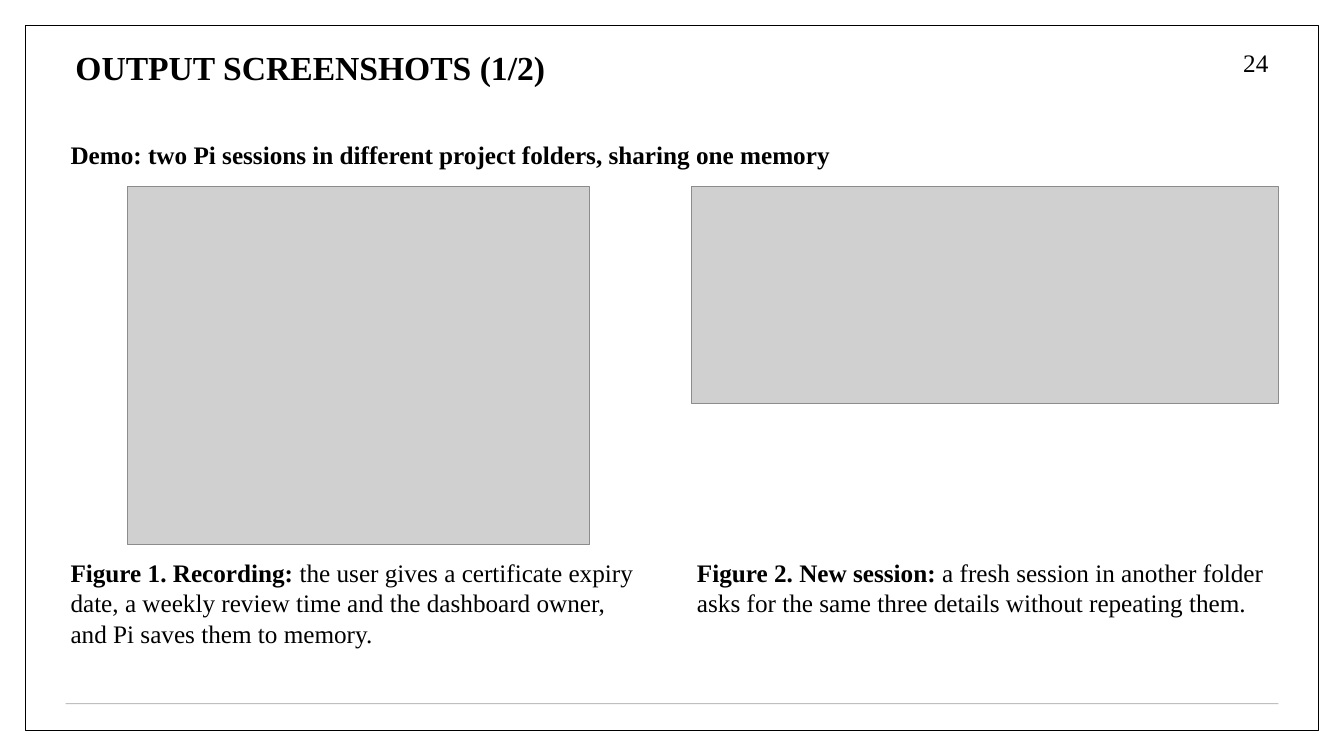
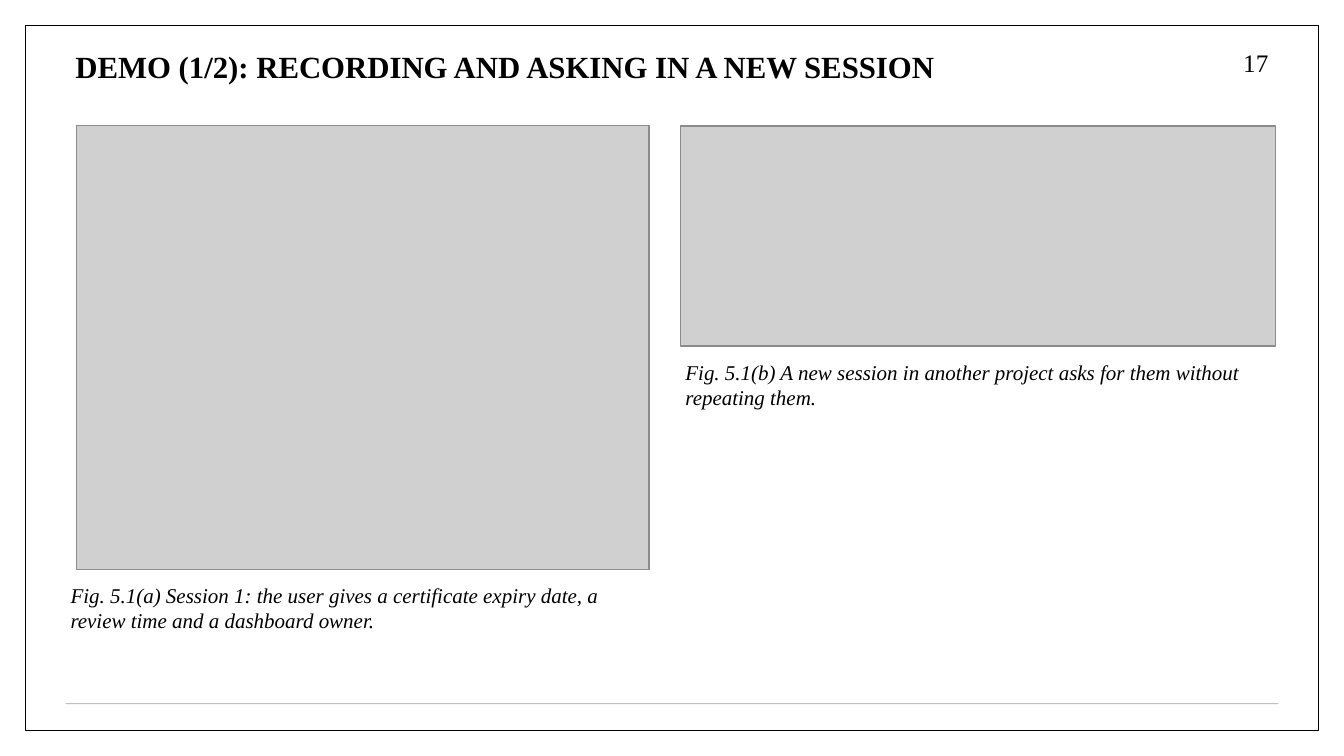
Before and after one commit to aryaniyaps/sdp-2026, a slide deck: slide 17 of P1_R2_13.pptx (slide 24 before the commit). Drawn at 1344x756 pixels with LibreOffice and Linux fonts; fonts in the diff are those of the drawing; grey boxes stand for pictures. Boxes give left, top, right and bottom in pixels: in the first picture for what was removed or moved away, otherwise in the second. Text is boxed around its words. In the diff, an @@ line names an element or a change of style, - is before the commit and + after.

Commit message:
Update the third project review slides and PDF

```diff
--- a/P1_R2_13.pptx
+++ b/P1_R2_13.pptx
@@ title at [75,57,934,84]: text changed; size 24 to 22 pt @@
-OUTPUT SCREENSHOTS (1/2)
+DEMO (1/2): RECORDING AND ASKING IN A NEW SESSION
@@ page number at [1243,55,1268,72]: text changed @@
-24
+17
@@ text removed at [71,146,830,170] @@
-Demo: two Pi sessions in different project folders, sharing one memory
@@ picture: place and size @@
-picture at [128,187,590,544]
+picture at [77,126,649,570]
@@ picture: place and size @@
-picture at [693,187,1279,403]
+picture at [681,126,1275,346]
@@ text added at [685,365,1239,410], 15 pt, text #000000, italic @@
+Fig. 5.1(b) A new session in another project asks for them without repeating them.
@@ text removed at [697,564,1263,618] @@
-Figure 2. New session: a fresh session in another folder asks for the same three details without repeating them.
@@ text at [71,588,597,629]: text changed; size 18 to 15 pt; italic on @@
-Figure 1. Recording: the user gives a certificate expiry date, a weekly review time and the dashboard owner, and Pi saves them to memory.
+Fig. 5.1(a) Session 1: the user gives a certificate expiry date, a review time and a dashboard owner.
```
Also in this commit, not shown: 12 other slides changed, 10 slides added, 19 slides removed, 1 other file.
